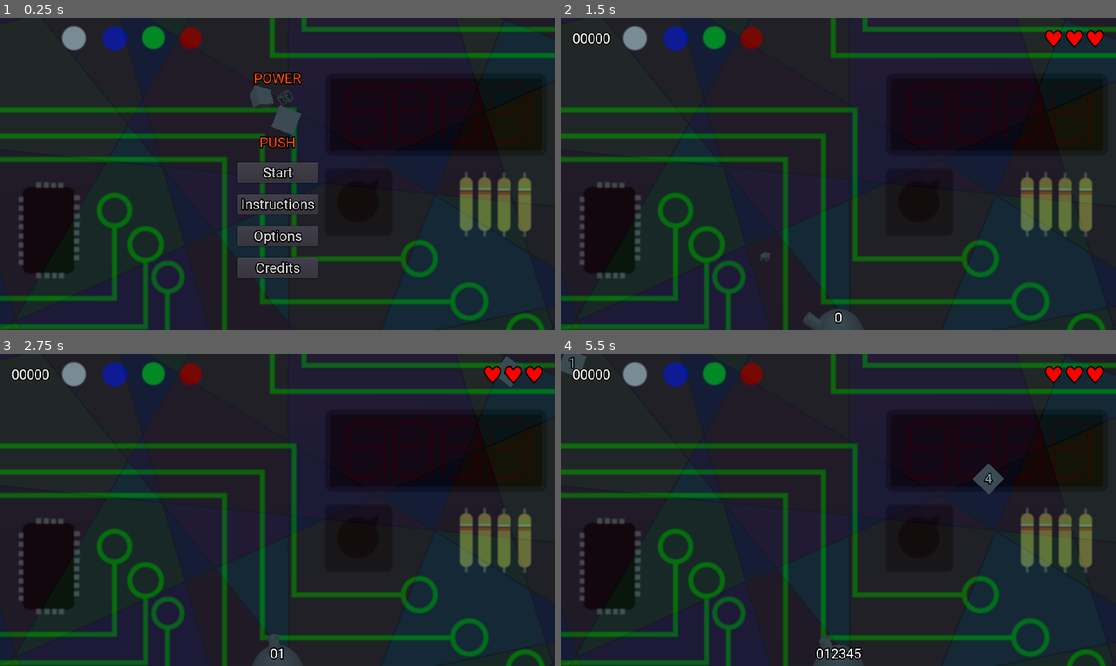
Above: before the commit, frames 1-4 (two rows, left to right).
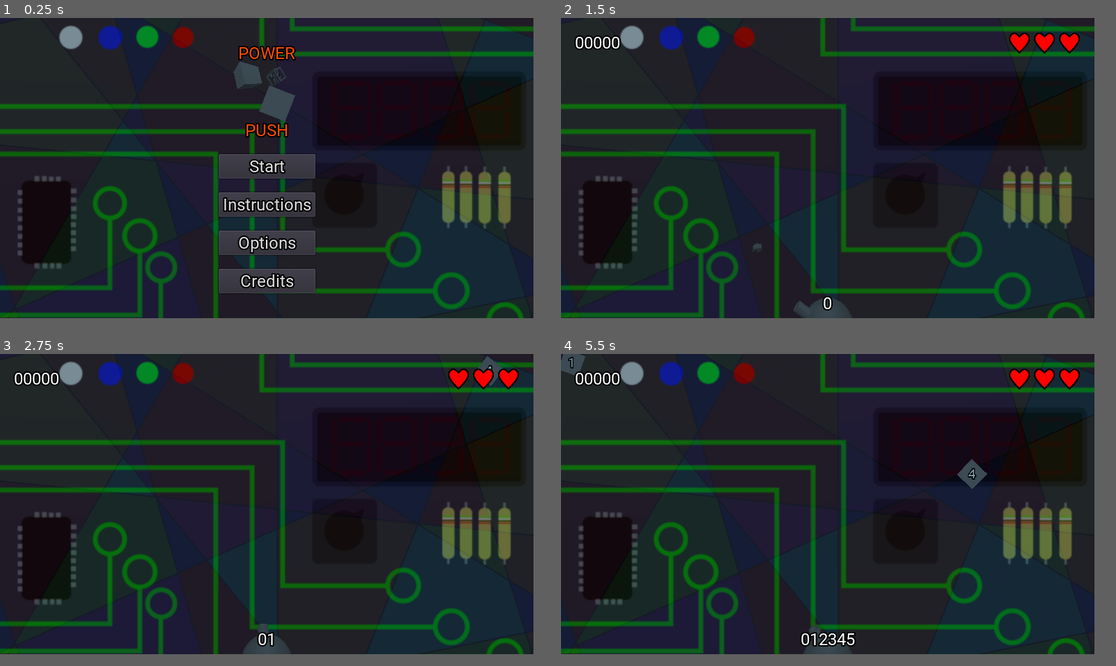
Above: after the commit, the same moments.

Repository: WNPendleton/power-push
Game: Godot game, scene res://scenes/Menu.tscn
Two runs of this game, one before a commit and one after it. Both use one fixed random seed, a clock stepped at 60 frames per second and the inputs below. Sound files missing from this copy of the repository are replaced by a short silence.
Inputs (mouse positions are in pixels of both pictures, inside the frame that each line leads up to):
- Up to frame 1 (0.25 s): no input
- Up to frame 2 (1.5 s): click "Start" at 0.5 s; tap Enter (input_send) at 1.25 s; move the mouse to (960, 158) at 1.27 s; tap 0 (input_0) at 1.35 s
- Up to frame 3 (2.75 s): move the mouse to (166, 525) at 2.02 s; tap 1 (input_1) at 2.1 s
- Up to frame 4 (5.5 s): move the mouse to (894, 441) at 2.77 s; tap one key every 0.75 s from 2.85 s: 2 (input_2) 3 (input_3) 4 (input_4) 5 (input_5); move the mouse to (810, 572) at 3.52 s; move the mouse to (1005, 556) at 4.27 s; move the mouse to (672, 463) at 5.02 s
In our replay, the window is 799x449 before the commit and 768x432 after it. These sizes can differ from the game's own. Grey fills any space a smaller window leaves; there, only what the larger window draws over its background counts as a difference.

The runs differ from the first frame. In frame 1, 23% of the frame differs, in the area x 0-100%, y 0-100%; in frame 2, 20%; in frame 3, 20%; in frame 4, 21%.

Commit message:
Fixed Audio Bug and more build work

Diff:
--- a/default_bus_layout.tres
+++ b/default_bus_layout.tres
@@ -5,7 +5,7 @@
 bus/1/solo = false
 bus/1/mute = false
 bus/1/bypass_fx = false
-bus/1/volume_db = -42.9499
+bus/1/volume_db = 0.0
 bus/1/send = "Master"
 bus/2/name = "SFX"
 bus/2/solo = false
--- a/project.godot
+++ b/project.godot
@@ -23,8 +23,8 @@
 window/size/width=1280
 window/size/height=720
 window/size/resizable=false
-window/size/test_width=960
-window/size/test_height=540
+window/size/test_width=768
+window/size/test_height=432
 
 [global]
 
--- a/scripts/MainMenu.gd
+++ b/scripts/MainMenu.gd
@@ -1,4 +1,6 @@
 extends Control
+
+onready var audio_bus_layout = preload("res://default_bus_layout.tres")
 
 func _ready():
 	$Instructions.hide()
--- a/scripts/UIController.gd
+++ b/scripts/UIController.gd
@@ -6,6 +6,7 @@
 onready var score = $HUD/HBoxContainer/Score
 onready var camera = get_tree().get_current_scene().get_node("World/Camera")
 onready var empty_life_texture = preload("res://sprites/empty_life.png")
+onready var audio_bus_layout = preload("res://default_bus_layout.tres")
 
 func _ready():
 	$HUD.show()
Not shown, changed: export_presets.cfg
Not shown: 1 places in scenes/Menu.tscn that only renumber resources
Not shown, changed: builds/Linux/PowerPush.pck
Not shown, changed: builds/Web/PowerPush.html
Not shown, changed: builds/Web/PowerPush.pck
Not shown, changed: builds/Windows/PowerPush.pck
Not shown, added: gametemplate.html
